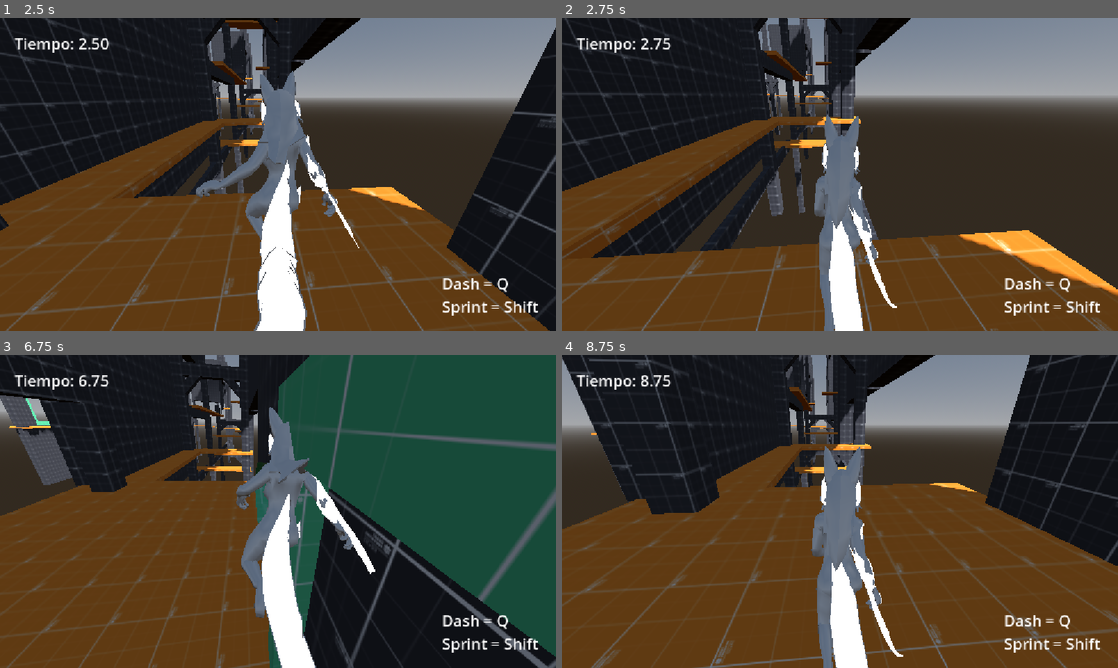
Above: before the commit, frames 1-4 (two rows, left to right).
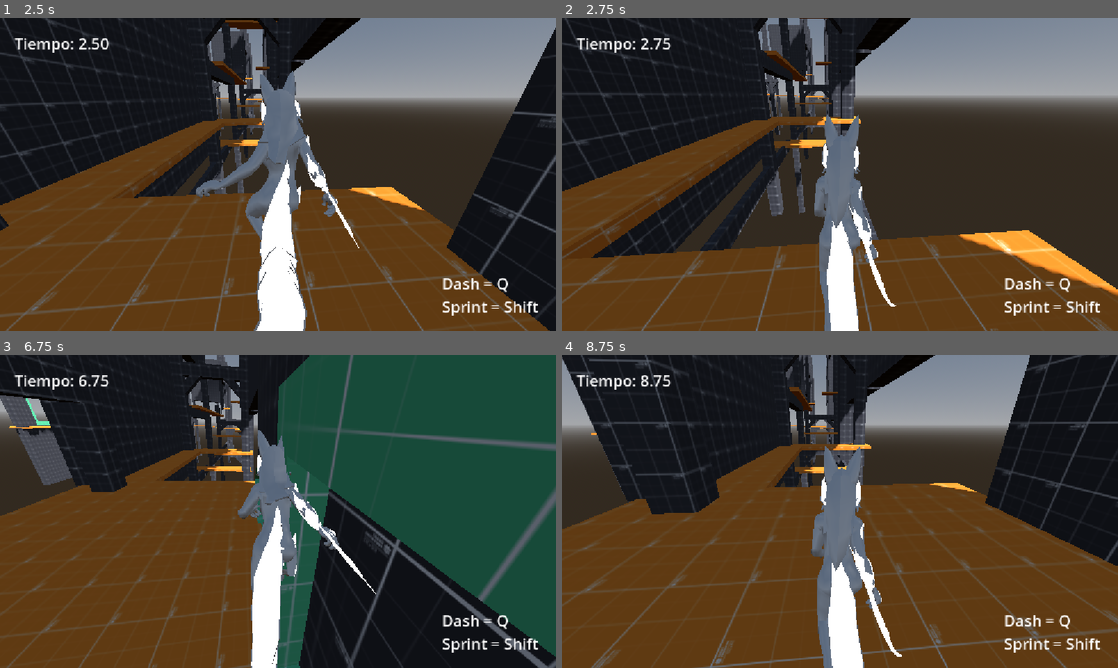
Above: after the commit, the same moments.

Repository: MauroMelender/ProtoProyectGensaku
Game: Godot game, scene res://scenes/levels/lv_collums.tscn
Two runs of this game, one before a commit and one after it. Both use one fixed random seed, a clock stepped at 60 frames per second and the inputs below.
Inputs (mouse positions are in pixels of both pictures, inside the frame that each line leads up to):
- Up to frame 1 (2.5 s): tap Enter (ui_accept) at 0.5 s; move the mouse to (305, 174) at 0.52 s; hold Shift (correr) 0.53-1.28 s; hold W (mover_adelante) from 0.53 s (still down); tap Space (saltar) at 0.77, 0.8, 1.07, 1.35, 1.52, 1.82, 2.3 s; move the mouse to (250, 174) at 1.27 s; tap Shift (correr) at 1.55 s; move the mouse to (289, 168) at 2.02 s; hold Shift (correr) from 2.03 s (still down)
- Up to frame 2 (2.75 s): keep holding W (mover_adelante); keep holding Shift (correr)
- Up to frame 3 (6.75 s): move the mouse to (272, 517) at 2.77 s; release Shift (correr) at 2.78 s; tap Q (dash) at 2.85, 5.85 s; tap Space (saltar) at 3.02, 3.32, 3.77, 3.8, 4.07, 4.35, 4.52, 4.82, 5.3, 6.02, 6.32 s; tap Shift (correr) at 3.05, 4.55, 6.05 s; move the mouse to (316, 514) at 3.52 s; hold Shift (correr) 3.53-4.28 s; move the mouse to (233, 508) at 4.27 s; move the mouse to (283, 511) at 5.02 s; hold Shift (correr) 5.03-5.78 s; move the mouse to (255, 505) at 5.77 s; release W (mover_adelante) at 5.78 s; hold D (mover_derecha) 5.78-6.53 s; move the mouse to (305, 511) at 6.52 s; hold W (mover_adelante) from 6.53 s (still down); hold Shift (correr) from 6.53 s (still down)
- Up to frame 4 (8.75 s): keep holding W (mover_adelante); tap Space (saltar) at 6.77, 6.8, 7.07, 7.35, 7.52, 7.82, 8.3 s; move the mouse to (812, 511) at 7.27 s; release Shift (correr) at 7.28 s; tap Shift (correr) at 7.55 s; move the mouse to (851, 505) at 8.02 s; hold Shift (correr) from 8.03 s (still down)

Frame 1 is identical in both runs. In frame 2, 0.4% of the frame differs, in the area x 45-61%, y 30-100%; in frame 3, 6.0%, in the area x 42-68%, y 16-100%; in frame 4, 0.4%.

Commit message:
Registro de animaciones de parkour, codigo Player

Diff:
--- a/Test Folder 0.1/Player/player.gd
+++ b/Test Folder 0.1/Player/player.gd
@@ -39,12 +39,20 @@
 @export var DASH_SHAKE_AMOUNT: float = 0.07 # Temblor de cámara al usar el Dash
 @export var CAMERA_RESET_SPEED: float = 8.0 # Velocidad con la que la cámara vuelve a su lugar tras usar el clic derecho
 
-@export_group("Animaciones")
+@export_group("Animaciones Base")
 @export var ANIM_IDLE: String = "Anim_Z_IdleCycle"
 @export var ANIM_WALK: String = "Anim_Z_WalkCycle"
 @export var ANIM_RUN: String = "Anim_Z_RunCycle"
 @export var ANIM_JUMP: String = "Anim_Z_RunJumping"
 @export var ANIM_FALL: String = "Anim_Z_AirborneCycle"
+
+@export_group("Animaciones Parkour / WallRun")
+@export var ANIM_HANGING: String = "Anim_Z_HangindOnLedge" # Colgado del borde
+@export var ANIM_WALL_RUN_LEFT: String = "Anim_Z_WallRunCycle_L" # Correr pared izquierda
+@export var ANIM_WALL_RUN_RIGHT: String = "Anim_Z_WallRunCycle_R" # Correr pared derecha
+@export var ANIM_WALL_JUMP_LEFT: String = "Anim_Z_WallRunJump_L" # Saltar pared izquierda
+@export var ANIM_WALL_JUMP_RIGHT: String = "Anim_Z_WallRunJump_R" # Saltar pared derecha
+
 @export var ANIM_BLEND_TIME: float = 0.15 # Duración de la transición entre animaciones
 @export var IDLE_SPEED_THRESHOLD: float = 0.3 # Por debajo de esta velocidad horizontal, se considera Idle
 
@@ -97,15 +105,12 @@
 			camera_pivot.rotation.x = clamp(camera_pivot.rotation.x, deg_to_rad(-80), deg_to_rad(80))
 
 func _physics_process(delta: float) -> void:
-	# Si cae al vacío, reaparece en el spawn
 	if global_position.y < FALL_LIMIT_Y:
 		respawn()
 
-	# Va registrando la velocidad vertical mientras cae
 	if not is_on_floor():
 		last_fall_velocity = velocity.y
 
-	# Ejecuta la lógica dependiendo del estado en el que esté
 	match current_state:
 		State.NORMAL:
 			_process_normal_movement(delta)
@@ -120,18 +125,18 @@
 		State.WALL_RUNNING:
 			wall_run_ability.process_movement(delta)
 
-	# Actualiza los efectos de la cámara sin importar el estado
+	# Actualiza las animaciones según el estado en que esté
+	_update_animations()
+
 	if camera_controller:
 		camera_controller.check_and_update(delta)
 
 func _process_normal_movement(delta: float) -> void:
-	# Aplica la gravedad si está en el aire
 	if not is_on_floor():
 		velocity.y -= gravity * delta
 	else:
-		jump_count = 0 # Reinicia los saltos al tocar el suelo
-
-	# Lógica para saltar y doble salto
+		jump_count = 0
+
 	if Input.is_action_just_pressed("saltar"):
 		if is_on_floor():
 			velocity.y = JUMP_VELOCITY
@@ -140,35 +145,28 @@
 			velocity.y = JUMP_VELOCITY
 			jump_count += 1
 
-	# Lee las teclas WASD/Personalizadas para moverse
 	var input_dir := Input.get_vector("mover_izquierda", "mover_derecha", "mover_adelante", "mover_atras")
 	var direction := (transform.basis * Vector3(input_dir.x, 0, input_dir.y)).normalized()
 
-	# INVERSIÓN: Corre por defecto. Si presiona Shift ("correr"), camina despacio.
 	var is_walking := is_on_floor() and Input.is_action_pressed("correr")
 	var target_speed: float = SPEED if is_walking else RUN_SPEED
 
 	var current_h_vel := Vector3(velocity.x, 0, velocity.z)
 	var speed_len := current_h_vel.length()
 
-	# --- GESTIÓN DE INERCIA Y FRENO SECO ---
 	if is_on_floor():
-		# Si soltó todas las teclas de movimiento, frena seco con FRICTION sin patinar
 		if direction == Vector3.ZERO:
 			velocity.x = move_toward(velocity.x, 0, FRICTION * delta)
 			velocity.z = move_toward(velocity.z, 0, FRICTION * delta)
 		else:
-			# Solo aplica inercia de desaceleración si la velocidad supera el límite máximo de carrera (por un Dash o WallRun)
 			if speed_len > RUN_SPEED:
 				var target_h_vel = current_h_vel.normalized() * target_speed
 				velocity.x = move_toward(velocity.x, target_h_vel.x, MOMENTUM_DECAY * 1.5 * delta)
 				velocity.z = move_toward(velocity.z, target_h_vel.z, MOMENTUM_DECAY * 1.5 * delta)
 			else:
-				# Aceleración normal o de caminata
 				velocity.x = move_toward(velocity.x, direction.x * target_speed, ACCEL * delta)
 				velocity.z = move_toward(velocity.z, direction.z * target_speed, ACCEL * delta)
 	else:
-		# En el aire: Conserva inercia para mantener la fluidez del parkour
 		if speed_len > RUN_SPEED:
 			if direction != Vector3.ZERO:
 				var blended_dir = lerp(current_h_vel.normalized(), direction, AIR_CONTROL * 0.5 * delta).normalized()
@@ -184,34 +182,45 @@
 
 	move_and_slide()
 
-	# Actualiza la animación de locomoción pasándole si está caminando
-	_update_locomotion_animation(is_walking)
-
-# Elige y reproduce la animación correspondiente al movimiento actual
-func _update_locomotion_animation(is_walking: bool) -> void:
+# Gestor general de animaciones (Caminar, Correr, Colgarse, Wall Run)
+func _update_animations() -> void:
 	if not animation_player:
 		return
 
-	var target_animation: String
-
-	if not is_on_floor():
-		if velocity.y > 0.0:
-			target_animation = ANIM_JUMP
-		else:
-			target_animation = ANIM_FALL
-	else:
-		var horizontal_speed := Vector3(velocity.x, 0, velocity.z).length()
-		if horizontal_speed < IDLE_SPEED_THRESHOLD:
-			target_animation = ANIM_IDLE
-		elif is_walking:
-			target_animation = ANIM_WALK # Usa la animación de caminar al presionar Shift
-		else:
-			target_animation = ANIM_RUN  # Usa la animación de correr por defecto
-
-	if animation_player.has_animation(target_animation) and animation_player.current_animation != target_animation:
-		animation_player.play(target_animation, ANIM_BLEND_TIME)
-
-# Reinicia la posición del personaje si cae
+	var target_animation: String = ""
+
+	match current_state:
+		State.AGARRADO:
+			target_animation = ANIM_HANGING
+
+		State.WALL_RUNNING:
+			# Elige animación si la pared está a la izquierda o derecha
+			if ray_izquierda and ray_izquierda.is_colliding():
+				target_animation = ANIM_WALL_RUN_LEFT
+			elif ray_derecha and ray_derecha.is_colliding():
+				target_animation = ANIM_WALL_RUN_RIGHT
+
+		State.NORMAL:
+			var is_walking := is_on_floor() and Input.is_action_pressed("correr")
+
+			if not is_on_floor():
+				if velocity.y > 0.0:
+					target_animation = ANIM_JUMP
+				else:
+					target_animation = ANIM_FALL
+			else:
+				var horizontal_speed := Vector3(velocity.x, 0, velocity.z).length()
+				if horizontal_speed < IDLE_SPEED_THRESHOLD:
+					target_animation = ANIM_IDLE
+				elif is_walking:
+					target_animation = ANIM_WALK
+				else:
+					target_animation = ANIM_RUN
+
+	if target_animation != "" and animation_player.has_animation(target_animation):
+		if animation_player.current_animation != target_animation:
+			animation_player.play(target_animation, ANIM_BLEND_TIME)
+
 func respawn() -> void:
 	current_state = State.NORMAL
 	global_position = spawn_position
